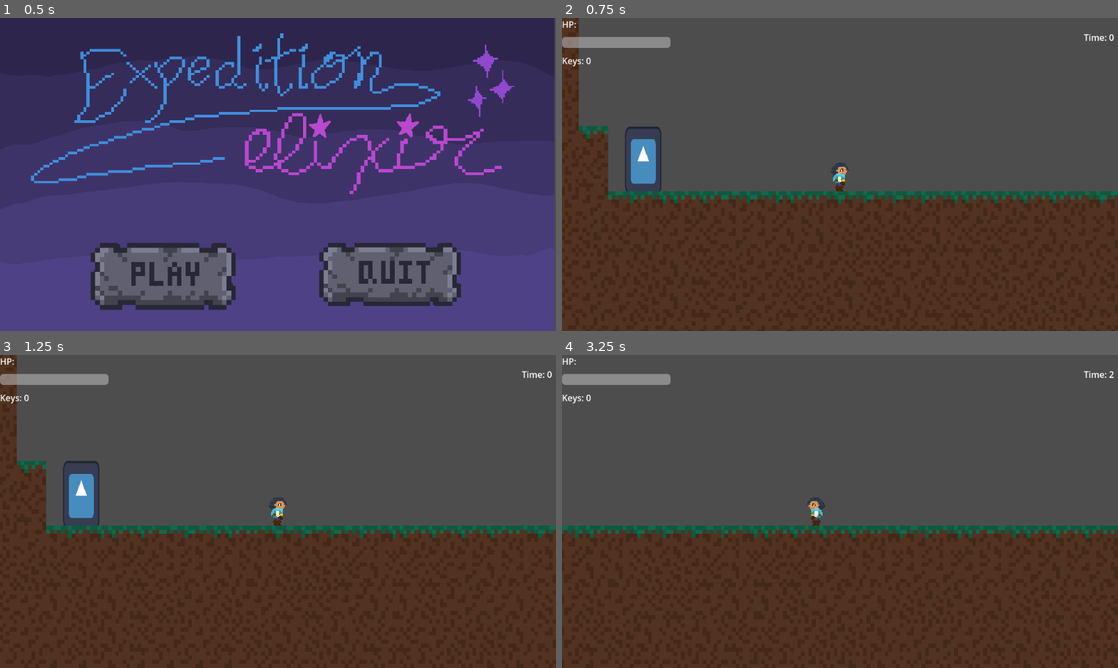
Above: before the commit, frames 1-4 (two rows, left to right).
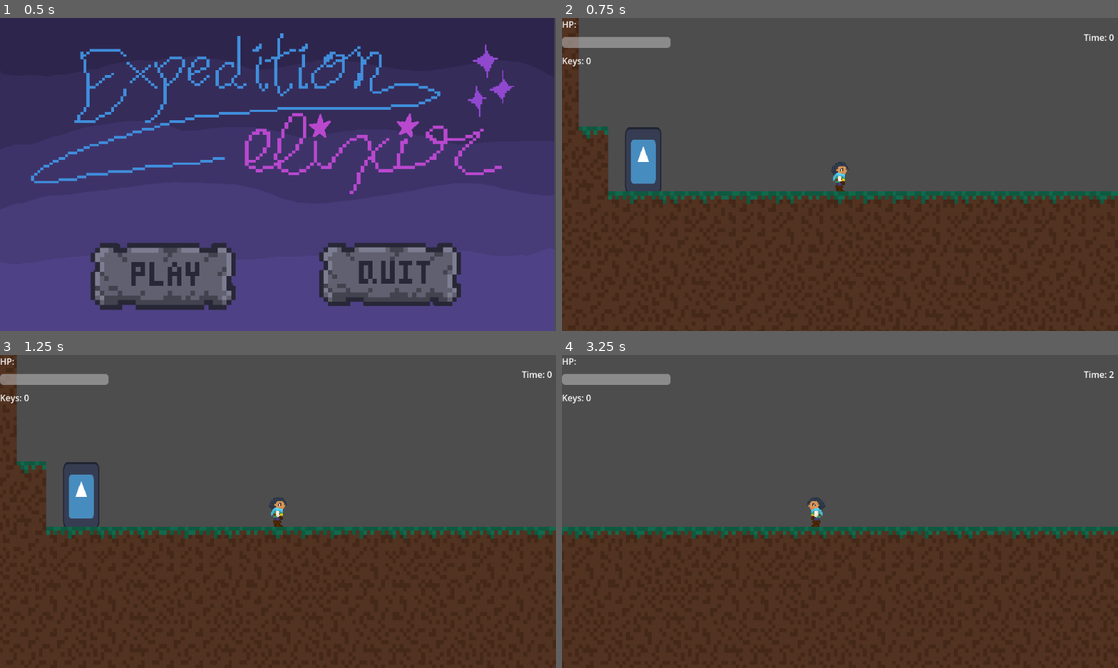
Above: after the commit, the same moments.

Repository: skullmbones/Comp-Graphics
Game: Godot game, scene res://Scenes/menu.tscn
Same seed, same stepped clock (60 frames per second), same inputs: the game is played once before the commit and once after it. The engine's default icon, where the game draws it, is replaced by a stand-in: a white triangle on a blue panel in a dark square.
Inputs (mouse positions are in pixels of both pictures, inside the frame that each line leads up to):
- Up to frame 1 (0.5 s): no input
- Up to frame 2 (0.75 s): click (723, 277) at 0.5 s
- Up to frame 3 (1.25 s): no input
- Up to frame 4 (3.25 s): move the mouse to (962, 495) at 1.27 s; hold D (move_right) 1.28-2.78 s; click (962, 495) at 1.35 s; tap Space (move_jump) at 1.52, 2.27 s; move the mouse to (728, 527) at 2.02 s; tap Shift (Sprint) at 2.1 s; move the mouse to (895, 442) at 2.77 s; hold A (move_left) from 2.78 s (still down); click (895, 442) at 2.85 s

Frame 1 is identical in both runs. In frame 2, 0.2% of the frame differs, in the area x 3-100%, y 34-60%; in frame 3, 0.8%; in frame 4, 0.9%, in the area x 0-100%, y 54-59%.

Commit message:
another fix

Diff:
--- a/NPCs/Player/player.tscn
+++ b/NPCs/Player/player.tscn
@@ -113,7 +113,6 @@
 collision_layer = 3
 collision_mask = 5
 floor_snap_length = 0.0
-safe_margin = 0.001
 script = ExtResource("1_onrkg")
 metadata/_edit_horizontal_guides_ = [-4.0]
 metadata/_edit_group_ = true
--- a/NPCs/UpsiderDowner/UpsideDowner.tscn
+++ b/NPCs/UpsiderDowner/UpsideDowner.tscn
@@ -251,7 +251,6 @@
 collision_layer = 4
 collision_mask = 3
 floor_snap_length = 0.0
-safe_margin = 0.001
 script = ExtResource("1_buoac")
 attack_frame = 26
 
--- a/Scenes/testmain.tscn
+++ b/Scenes/testmain.tscn
@@ -42,127 +42,128 @@
 [sub_resource type="RectangleShape2D" id="RectangleShape2D_0brfu"]
 size = Vector2(128.02515, 126.87622)
 
-[node name="Node2D" type="Node2D" groups=["player"]]
+[node name="Node2D" type="Node2D" unique_id=404480530 groups=["player"]]
 position = Vector2(72.00003, 192)
 scale = Vector2(1.3418899, 3.0657997)
 script = SubResource("GDScript_o2q7l")
 
-[node name="Goal" type="Area2D" parent="."]
+[node name="Goal" type="Area2D" parent="." unique_id=1234784176]
 position = Vector2(5061.5176, 146.1283)
 script = ExtResource("1_o2q7l")
 
-[node name="Sprite2D" type="Sprite2D" parent="Goal"]
+[node name="Sprite2D" type="Sprite2D" parent="Goal" unique_id=966609253]
 position = Vector2(-5003.063, -130.04674)
 scale = Vector2(0.26129743, 0.2105018)
 texture = ExtResource("2_34vxp")
 
-[node name="CollisionShape2D" type="CollisionShape2D" parent="Goal"]
+[node name="CollisionShape2D" type="CollisionShape2D" parent="Goal" unique_id=1687618095]
 position = Vector2(-5003.0635, -130.04674)
 shape = SubResource("RectangleShape2D_ylfqa")
 
-[node name="Level Collisions" type="StaticBody2D" parent="."]
+[node name="Level Collisions" type="StaticBody2D" parent="." unique_id=1826140447]
 position = Vector2(5061.5176, 146.1283)
 scale = Vector2(1.6762155, 0.81805205)
 disable_mode = 2
 
-[node name="Level_9" type="CollisionPolygon2D" parent="Level Collisions"]
+[node name="Level_9" type="CollisionPolygon2D" parent="Level Collisions" unique_id=866867932]
 position = Vector2(-3055.1768, -258.37494)
 scale = Vector2(1.0000001, 1.0000001)
-polygon = PackedVector2Array(3.5566676, 258.37494, 512.1601, 258.37494, 512.1601, 114.83331, 49.793346, 114.83331, 49.793346, 82.93517, 35.566677, 82.93517, 35.566677, 3.189838, 3.5566406, 3.1898193)
-
-[node name="Level_8" type="CollisionPolygon2D" parent="Level Collisions"]
+polygon = PackedVector2Array(3.5566676, 258.37494, 512.1601, 258.37494, 512.16003, 114.43455, 50.682507, 114.43455, 50.682507, 82.536415, 35.56667, 82.536415, 35.566677, 3.189838, 3.5566406, 3.1898193)
+
+[node name="Level_8" type="CollisionPolygon2D" parent="Level Collisions" unique_id=621081984]
 position = Vector2(-2535.9038, -267.94437)
 scale = Vector2(1.0000001, 1.0000001)
-polygon = PackedVector2Array(-7.1133423, 267.94434, 501.4901, 267.94434, 501.4901, 156.30087, 469.4801, 156.30087, 469.4801, 172.24994, 373.45007, 172.24994, 373.45007, 156.30087, 245.41003, 156.30087, 245.41003, 140.3518, 152.9367, 140.3518, 152.9367, 124.40273, -7.1133423, 124.40273)
-
-[node name="Level_7" type="CollisionPolygon2D" parent="Level Collisions"]
+polygon = PackedVector2Array(-7.1133423, 267.94434, 501.4901, 267.94434, 501.49048, 155.90211, 469.92505, 155.90211, 469.92505, 171.85118, 374.33966, 171.85118, 374.33966, 155.90211, 247.18878, 155.90211, 247.18878, 139.95305, 152.04791, 139.95305, 152.04791, 124.00399, -7.112915, 124.00399)
+
+[node name="Level_7" type="CollisionPolygon2D" parent="Level Collisions" unique_id=508280881]
 position = Vector2(-2027.2999, -267.94437)
 scale = Vector2(1.0000001, 1.0000001)
-polygon = PackedVector2Array(-7.1133423, 267.94434, 501.4901, 267.94434, 501.4901, 172.24994, 455.25342, 172.24994, 455.25342, 188.199, 391.2334, 188.199, 391.2334, 204.14807, 231.18335, 204.14807, 231.18335, 188.199, 184.94666, 188.199, 184.94666, 172.24994, 152.93665, 172.24994, 152.93665, 156.30087, 88.916626, 156.30087, 88.916626, 140.3518, 10.669922, 140.3518, 10.669922, 156.30087, -7.1134033, 156.30087)
-
-[node name="Level_11" type="CollisionPolygon2D" parent="Level Collisions"]
+polygon = PackedVector2Array(-7.1133423, 267.94434, 501.4901, 267.94434, 501.4901, 171.85118, 454.36426, 171.85118, 454.36426, 187.80025, 390.78882, 187.80025, 390.78882, 203.74931, 231.18347, 203.74931, 231.18347, 187.80025, 183.61304, 187.80025, 184.05762, 171.85118, 152.0476, 171.85118, 152.0476, 155.90211, 88.47217, 155.90211, 88.47217, 139.95305, 8.891724, 139.95305, 8.891724, 155.90211, -7.1132813, 155.90211)
+
+[node name="Level_11" type="CollisionPolygon2D" parent="Level Collisions" unique_id=1681392879]
 position = Vector2(-1522.2532, -267.94437)
 scale = Vector2(1.0000001, 1.0000001)
-polygon = PackedVector2Array(-7.1133423, 267.94434, 508.6034, 267.94434, 508.6034, 172.24994, 490.82007, 172.24994, 490.82007, 156.30087, 458.81006, 156.30087, 458.81006, 140.3518, 409.01672, 140.3518, 409.01672, 124.40273, 362.78003, 124.40273, 362.78003, 108.45367, 284.53333, 108.45367, 284.53333, 124.40273, 266.75, 124.40273, 266.75, 108.45367, 234.73999, 108.45367, 234.73999, 124.40273, 170.71997, 124.40273, 170.71997, 140.3518, 92.47327, 140.3518, 92.47327, 147.34206, 92.47327, 156.30087, 60.463257, 156.30087, 60.463257, 172.24994, -7.1134033, 172.24994)
-
-[node name="Level_6" type="CollisionPolygon2D" parent="Level Collisions"]
+polygon = PackedVector2Array(-7.1133423, 267.94434, 508.6034, 267.94434, 508.6034, 171.85118, 489.48633, 171.85118, 489.48633, 155.90211, 457.9209, 155.90211, 457.9209, 139.95305, 409.90588, 139.95305, 409.90588, 124.00399, 362.33545, 124.00399, 362.33545, 108.054924, 283.1996, 108.054924, 283.1996, 124.00399, 266.75, 124.00399, 266.75, 108.054924, 235.1847, 108.054924, 235.1847, 124.00399, 171.60925, 124.00399, 171.60925, 139.95305, 92.02881, 139.95305, 92.02881, 147.52885, 92.02881, 155.90211, 60.0188, 155.90211, 60.0188, 171.85118, -7.1132813, 171.85118)
+
+[node name="Level_6" type="CollisionPolygon2D" parent="Level Collisions" unique_id=444086940]
 position = Vector2(-1013.64954, -267.9444)
 scale = Vector2(1.0000001, 1.0000001)
-polygon = PackedVector2Array(-7.1133423, 267.94434, 519.27356, 267.94434, 519.27356, 251.99527, 473.03674, 251.99527, 473.03674, 236.0462, 441.02673, 236.0462, 441.02673, 220.09714, 394.79016, 220.09714, 394.79016, 204.14807, 344.9967, 204.14807, 344.9967, 188.199, 42.680054, 188.199, 42.680054, 172.24994, -7.1134033, 172.24994)
-
-[node name="Level_5" type="CollisionPolygon2D" parent="Level Collisions"]
+polygon = PackedVector2Array(-7.1133423, 267.94434, 521.0515, 267.94434, 521.0515, 251.19781, 473.92578, 251.19781, 473.92578, 235.24875, 441.91577, 235.24875, 441.91577, 219.69841, 394.3452, 219.69841, 394.3452, 203.74934, 346.33032, 203.74934, 346.33032, 187.80028, 44.013428, 187.80028, 44.013428, 171.85121, -7.1135254, 171.85121)
+
+[node name="Level_5" type="CollisionPolygon2D" parent="Level Collisions" unique_id=1890887797]
 position = Vector2(-373.44946, -267.9444)
 scale = Vector2(1.0000001, 1.0000001)
 polygon = PackedVector2Array(-7.1133423, 267.94434, 373.4502, 267.94434, 373.4502, 12.759254, 71.133545, 12.759254, 71. …(207 unchanged characters)…
 
-[node name="Level_4-Top" type="CollisionPolygon2D" parent="Level Collisions"]
+[node name="Level_4-Top" type="CollisionPolygon2D" parent="Level Collisions" unique_id=1994747055]
 position = Vector2(-384.12012, -3.189838)
 polygon = PackedVector2Array(3.5566406, 19.138885, 17.783447, 19.138885, 17.783447, 35.08795, 35.56665, 35.08795, 35.56 …(229 unchanged characters)…
 
-[node name="Level_4-Bottom" type="CollisionPolygon2D" parent="Level Collisions"]
+[node name="Level_4-Bottom" type="CollisionPolygon2D" parent="Level Collisions" unique_id=2081018412]
 position = Vector2(-512.1599, -3.189804)
 scale = Vector2(1.0000001, 1.0000001)
-polygon = PackedVector2Array(3.5566406, 258.3749, 512.16016, 258.3749, 512, 209, 512.16016, 178.62958, 352.1101, 178.62958, 352.1101, 162.68051, 305.87354, 162.68051, 163.60669, 162.68051, 163.60669, 146.73145, 145.82349, 146.73145, 145.82349, 130.78238, 131.59668, 130.78238, 131.59668, 114.83328, 99.58667, 114.83328, 99.58667, 98.88422, 81.80347, 98.88422, 81.80347, 82.93515, 67.57666, 82.93515, 67.57666, 66.986084, 49.793457, 66.986084, 49.793457, 51.037018, 35.56665, 51.037018, 35.56665, 19.138885, 17.783447, 19.138885, 17.783447, 3.1898193, 3.5566406, 3.1898193)
-
-[node name="Level_0-Top" type="CollisionPolygon2D" parent="Level Collisions"]
+polygon = PackedVector2Array(3.5566406, 258.3749, 512.16016, 258.3749, 512, 209, 512.16016, 178.23076, 352.99927, 178.23076, 352.99927, 162.68044, 305.87354, 162.68051, 162.71753, 162.68044, 162.71753, 146.33263, 146.71265, 146.33263, 146.71265, 130.38356, 130.70752, 130.38356, 130.70752, 114.434494, 99.14209, 114.434494, 99.14209, 98.48543, 83.13721, 98.48543, 83.13721, 82.53636, 67.13208, 82.53636, 67.13208, 66.98604, 51.127197, 66.98604, 51.127197, 51.036972, 35.56665, 51.037018, 35.56665, 19.138885, 19.561768, 19.13884, 19.561768, 3.1897736, 3.5566406, 3.1898193)
+
+[node name="Level_0-Top" type="CollisionPolygon2D" parent="Level Collisions" unique_id=330004938]
 scale = Vector2(1.0000001, 1.0000001)
 polygon = PackedVector2Array(0, 0, 0, 95, 96, 95, 96, 80, 112, 80, 112, 65, 160, 65, 160, 80, 192, 80, 192, 64, 208, 64 …(212 unchanged characters)…
 
-[node name="Level_0-Bottom" type="CollisionPolygon2D" parent="Level Collisions"]
+[node name="Level_0-Bottom" type="CollisionPolygon2D" parent="Level Collisions" unique_id=1559791159]
 position = Vector2(0.00043416352, -3.9595136e-05)
 scale = Vector2(1.0000001, 1.0000001)
-polygon = PackedVector2Array(0, 257, 42.422607, 256.9171, 332.7976, 256.34998, 512, 256, 512.16064, 207.33784, 462.3672, 207.33784, 462.3672, 191.38878, 444.58398, 191.38878, 444.58398, 175.43971, 319, 176, 319, 160, 304, 160, 304, 144, 208, 144, 208, 160, 160, 160, 160, 176, 0, 176)
-
-[node name="Level_10-Top" type="CollisionPolygon2D" parent="Level Collisions"]
+polygon = PackedVector2Array(0, 257, 42.422607, 256.9171, 332.7976, 256.34998, 512, 256, 512.16016, 206.93912, 461.47754, 206.93912, 461.47754, 190.99005, 445.47266, 190.99005, 445.47266, 175.04099, 317.8772, 175.04099, 317.8772, 159.09192, 302.31665, 159.09192, 302.31665, 143.14285, 207.17578, 143.14285, 207.17578, 159.09192, 159.16089, 159.09192, 159.16089, 175.04099, 0, 175.04099)
+
+[node name="Level_10-Top" type="CollisionPolygon2D" parent="Level Collisions" unique_id=1553420753]
 position = Vector2(508.60413, -4.8672693e-05)
 scale = Vector2(1.0000001, 1.0000001)
 polygon = PackedVector2Array(0, 0, 0, 111.64346, 46.236572, 111.64346, 46.236572, 95.6944, 64.02002, 95.6944, 64.02002, …(312 unchanged characters)…
 
-[node name="Level_10-Bottom" type="CollisionPolygon2D" parent="Level Collisions"]
+[node name="Level_10-Bottom" type="CollisionPolygon2D" parent="Level Collisions" unique_id=73925339]
 position = Vector2(508.60425, -3.189865)
 scale = Vector2(1.0000001, 1.0000001)
 polygon = PackedVector2Array(0, 257, 42.422607, 256.9171, 508.60327, 258.37488, 508.60327, 210.52768, 462.3667, 210.527 …(516 unchanged characters)…
 
-[node name="Level_1-Top" type="CollisionPolygon2D" parent="Level Collisions"]
+[node name="Level_1-Top" type="CollisionPolygon2D" parent="Level Collisions" unique_id=99614735]
 position = Vector2(1017.2076, -4.8672693e-05)
 scale = Vector2(1.0000001, 1.0000001)
 polygon = PackedVector2Array(0, 0, 0, 111.64346, 32.010254, 111.64346, 32.010254, 95.6944, 46.236816, 95.6944, 46.23681 …(637 unchanged characters)…
 
-[node name="Level_1-Bottom" type="CollisionPolygon2D" parent="Level Collisions"]
+[node name="Level_1-Bottom" type="CollisionPolygon2D" parent="Level Collisions" unique_id=1937448072]
 position = Vector2(1017.2075, -3.189865)
 scale = Vector2(1.0000001, 1.0000001)
 polygon = PackedVector2Array(0, 257, 42.422607, 256.9171, 508.60327, 258.37488, 508.60327, 210.52768, 508.60352, 3.1898 …(662 unchanged characters)…
 
-[node name="Level_2" type="CollisionPolygon2D" parent="Level Collisions"]
+[node name="Level_2" type="CollisionPolygon2D" parent="Level Collisions" unique_id=1281109940]
 position = Vector2(1024.3209, -267.94434)
 scale = Vector2(1.0000001, 1.0000001)
 polygon = PackedVector2Array(-7.1133423, 267.94434, 341.43994, 267.94427, 341.43994, 251.9952, 309.43018, 251.9952, 309 …(259 unchanged characters)…
 
-[node name="Level_3" type="CollisionPolygon2D" parent="Level Collisions"]
+[node name="Level_3" type="CollisionPolygon2D" parent="Level Collisions" unique_id=508529840]
 position = Vector2(1532.9243, -267.9444)
 scale = Vector2(1.0000001, 1.0000001)
 polygon = PackedVector2Array(-53.350098, 267.94434, 501.49023, 267.94434, 501.49023, 188.199, 359.22314, 188.199, 359.2 …(191 unchanged characters)…
 
-[node name="Player" parent="." instance=ExtResource("4_nswrt")]
+[node name="Player" parent="." unique_id=1454546572 instance=ExtResource("4_nswrt")]
 position = Vector2(238.46674, 20.87543)
 scale = Vector2(2.0702717, 0.8324727)
 disable_mode = 2
 
-[node name="UpsideDowner" parent="." instance=ExtResource("5_mc6jq")]
+[node name="UpsideDowner" parent="." unique_id=325367563 instance=ExtResource("5_mc6jq")]
 position = Vector2(5712.8374, 273.33813)
 scale = Vector2(1, 0.51809114)
 
-[node name="GameOver" type="CanvasLayer" parent="."]
+[node name="GameOver" type="CanvasLayer" parent="." unique_id=1033699607]
 process_mode = 3
+visible = false
 script = ExtResource("6_wkf0h")
 
-[node name="Panel" type="Panel" parent="GameOver"]
+[node name="Panel" type="Panel" parent="GameOver" unique_id=76442161]
 offset_top = 6.055832e-05
 offset_right = 1155.0
 offset_bottom = 645.00006
 scale = Vector2(0.88749367, 0.8975801)
 
-[node name="TextureRect" type="TextureRect" parent="GameOver"]
+[node name="TextureRect" type="TextureRect" parent="GameOver" unique_id=269353446]
 offset_left = 204.0
 offset_top = 45.00006
 offset_right = 989.0
@@ -171,61 +172,61 @@
 texture = ExtResource("7_qp7q2")
 stretch_mode = 4
 
-[node name="Retry" type="Button" parent="GameOver"]
+[node name="Retry" type="Button" parent="GameOver" unique_id=1665401658]
 offset_left = 280.0
 offset_top = 345.00006
 offset_right = 537.0
 offset_bottom = 458.00006
 scale = Vector2(0.88749367, 0.8975801)
 
-[node name="Quit" type="Button" parent="GameOver"]
+[node name="Quit" type="Button" parent="GameOver" unique_id=361470019]
 offset_left = 593.0
 offset_top = 342.00006
 offset_right = 854.0
 offset_bottom = 451.00006
 scale = Vector2(0.88749367, 0.8975801)
 
-[node name="Objective" type="Area2D" parent="." groups=["objective"]]
+[node name="Objective" type="Area2D" parent="." unique_id=348175446 groups=["objective"]]
 position = Vector2(5061.5176, 146.1283)
 script = ExtResource("8_favem")
 
-[node name="Sprite2D" type="Sprite2D" parent="Objective"]
+[node name="Sprite2D" type="Sprite2D" parent="Objective" unique_id=560438443]
 position = Vector2(824.2109, 134.05963)
 scale = Vector2(0.14552242, 0.061700284)
 texture = ExtResource("2_34vxp")
 
-[node name="CollisionShape2D" type="CollisionShape2D" parent="Objective"]
+[node name="CollisionShape2D" type="CollisionShape2D" parent="Objective" unique_id=423388974]
 position = Vector2(824.5834, 134.05965)
 scale = Vector2(0.14552246, 0.06170029)
 shape = SubResource("RectangleShape2D_0brfu")
 
-[node name="HUD" type="CanvasLayer" parent="." groups=["hud"]]
+[node name="HUD" type="CanvasLayer" parent="." unique_id=2098946596 groups=["hud"]]
 script = ExtResource("9_xcyxi")
 
-[node name="LeftMargin" type="MarginContainer" parent="HUD"]
+[node name="LeftMargin" type="MarginContainer" parent="HUD" unique_id=444399473]
 offset_right = 200.0
 offset_bottom = 90.0
 
-[node name="VBoxContainer" type="VBoxContainer" parent="HUD/LeftMargin"]
+[node name="VBoxContainer" type="VBoxContainer" parent="HUD/LeftMargin" unique_id=33049430]
 layout_mode = 2
 theme_override_constants/separation = 12
 
-[node name="HP" type="Label" parent="HUD/LeftMargin/VBoxContainer"]
+[node name="HP" type="Label" parent="HUD/LeftMargin/VBoxContainer" unique_id=1459051359]
 layout_mode = 2
 text = "HP:"
 
-[node name="HPBar" type="ProgressBar" parent="HUD/LeftMargin/VBoxContainer"]
+[node name="HPBar" type="ProgressBar" parent="HUD/LeftMargin/VBoxContainer" unique_id=517901973]
 custom_minimum_size = Vector2(200, 20)
 layout_mode = 2
 max_value = 10.0
 value = 10.0
 show_percentage = false
 
-[node name="KeyLabel" type="Label" parent="HUD/LeftMargin/VBoxContainer"]
+[node name="KeyLabel" type="Label" parent="HUD/LeftMargin/VBoxContainer" unique_id=1593753501]
 layout_mode = 2
 text = "Keys: 0"
 
-[node name="TimerLabel" type="Label" parent="HUD"]
+[node name="TimerLabel" type="Label" parent="HUD" unique_id=1768838710]
 custom_minimum_size = Vector2(-20, 20)
 offset_left = 960.0
 offset_top = 24.0
@@ -234,51 +235,51 @@
 text = "Time: 0"
 horizontal_alignment = 2
 
-[node name="Level_0" parent="." instance=ExtResource("3_yjjsb")]
+[node name="Level_0" parent="." unique_id=397858530 instance=ExtResource("3_yjjsb")]
 position = Vector2(5061.518, 146.12823)
 scale = Vector2(1.667, 0.813)
 
-[node name="Level_10" parent="." instance=ExtResource("10_r3an8")]
+[node name="Level_10" parent="." unique_id=336817216 instance=ExtResource("10_r3an8")]
 position = Vector2(5914.047, 146.1283)
 scale = Vector2(1.667, 0.813)
 
-[node name="Level_1" parent="." instance=ExtResource("11_visgm")]
+[node name="Level_1" parent="." unique_id=430161445 instance=ExtResource("11_visgm")]
 position = Vector2(6766.576, 146.1283)
 scale = Vector2(1.667, 0.813)
 
-[node name="Level_2" parent="." instance=ExtResource("12_erf2k")]
+[node name="Level_2" parent="." unique_id=348641919 instance=ExtResource("12_erf2k")]
 position = Vector2(6766.576, -62.6264)
 scale = Vector2(1.667, 0.813)
 
-[node name="Level_3" parent="." instance=ExtResource("13_b4cjy")]
+[node name="Level_3" parent="." unique_id=921042048 instance=ExtResource("13_b4cjy")]
 position = Vector2(7619.105, -62.6264)
 scale = Vector2(1.667, 0.813)
 
-[node name="Level_4" parent="." instance=ExtResource("14_6bedj")]
+[node name="Level_4" parent="." unique_id=140248459 instance=ExtResource("14_6bedj")]
 position = Vector2(4208.9893, 146.12823)
 scale = Vector2(1.667, 0.813)
 
-[node name="Level_5" parent="." instance=ExtResource("15_01dj5")]
+[node name="Level_5" parent="." unique_id=287756165 instance=ExtResource("15_01dj5")]
 position = Vector2(4208.989, -62.6264)
 scale = Vector2(1.667, 0.813)
 
-[node name="Level_6" parent="." instance=ExtResource("16_83epy")]
+[node name="Level_6" parent="." unique_id=897079306 instance=ExtResource("16_83epy")]
 position = Vector2(3356.4602, -62.6264)
 scale = Vector2(1.667, 0.813)
 
-[node name="Level_11" parent="." instance=ExtResource("17_2kvep")]
+[node name="Level_11" parent="." unique_id=1850905460 instance=ExtResource("17_2kvep")]
 position = Vector2(2503.9314, -62.6264)
 scale = Vector2(1.667, 0.813)
 
-[node name="Level_7" parent="." instance=ExtResource("18_sxgro")]
+[node name="Level_7" parent="." unique_id=1657807052 instance=ExtResource("18_sxgro")]
 position = Vector2(1651.4016, -62.6264)
 scale = Vector2(1.667, 0.813)
 
-[node name="Level_8" parent="." instance=ExtResource("19_2gms3")]
+[node name="Level_8" parent="." unique_id=1248728142 instance=ExtResource("19_2gms3")]
 position = Vector2(798.87335, -62.6264)
 scale = Vector2(1.667, 0.813)
 
-[node name="Level_9" parent="." instance=ExtResource("20_3tk2o")]
+[node name="Level_9" parent="." unique_id=2013210881 instance=ExtResource("20_3tk2o")]
 position = Vector2(-53.655693, -62.6264)
 scale = Vector2(1.667, 0.813)
 
Not shown: 1 places in Scenes/testmain.tscn that only renumber resources
